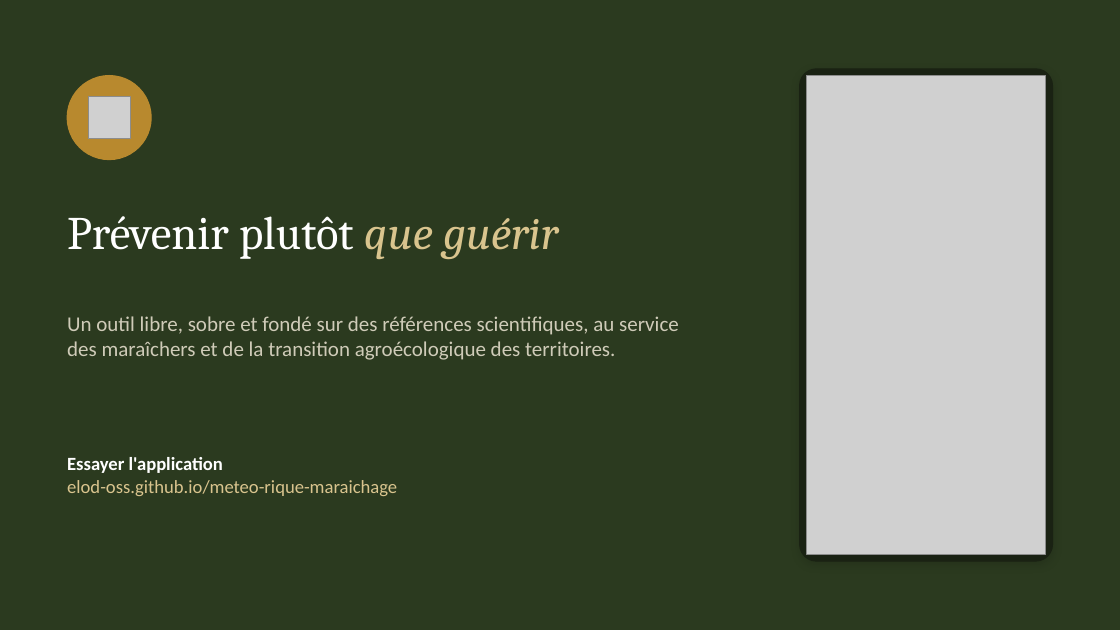
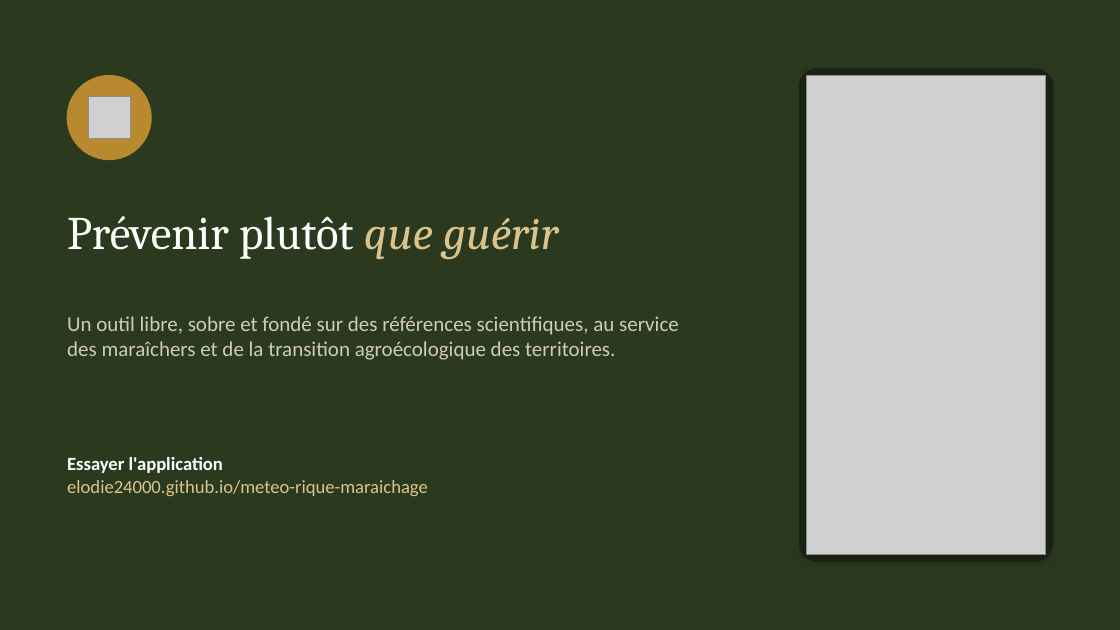
Before and after one commit to elodie24000/meteo-rique-maraichage, a slide deck: slide 12 of presentation/Presentation_outil_maraichage.pptx. Drawn at 1120x630 pixels with LibreOffice and Linux fonts; fonts in the diff are those of the drawing; grey boxes stand for pictures. Boxes give left, top, right and bottom in pixels: in the first picture for what was removed or moved away, otherwise in the second. Text is boxed around its words. In the diff, an @@ line names an element or a change of style, - is before the commit and + after.

```diff
--- a/presentation/Presentation_outil_maraichage.pptx
+++ b/presentation/Presentation_outil_maraichage.pptx
@@ text at (67,480,428,496): text changed @@
-elod-oss.github.io/meteo-rique-maraichage
+elodie24000.github.io/meteo-rique-maraichage
```
